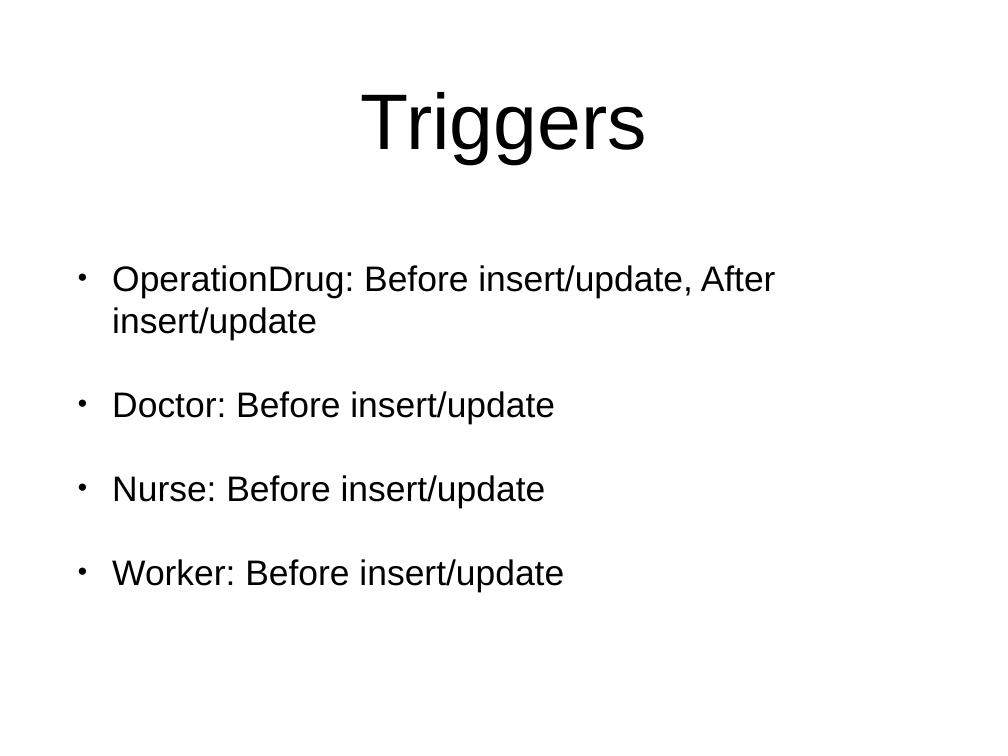
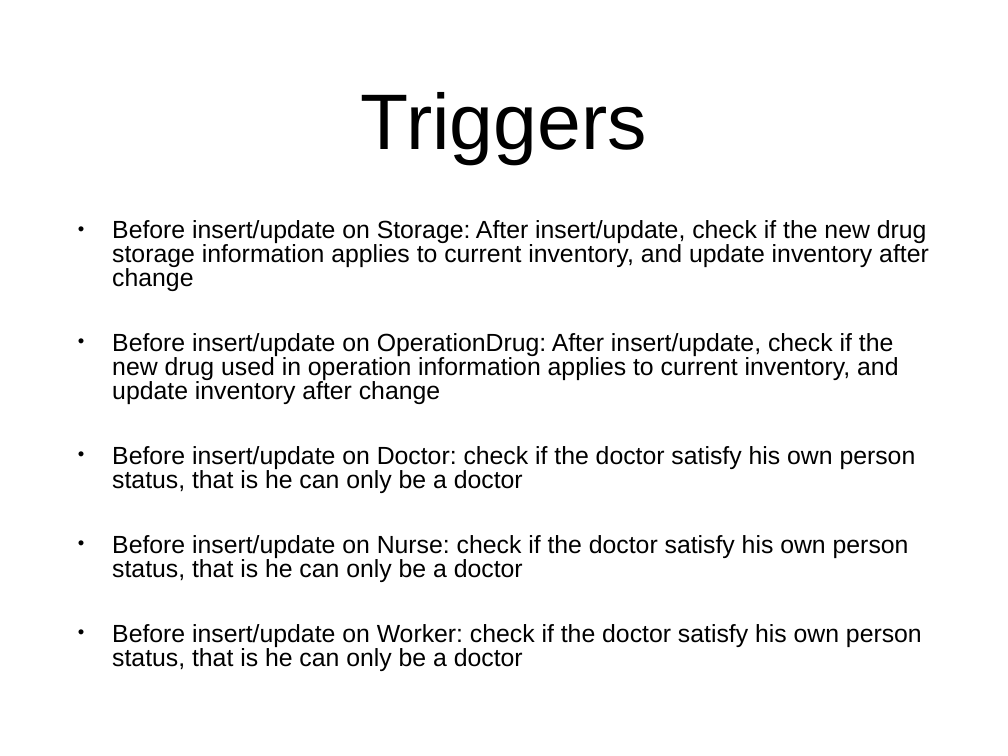
Before and after one commit to zhengtianqi94/HospitalDatabase, a slide deck: slide 7 of Presentation.pptx (slide 6 before the commit). Drawn at 1008x756 pixels with LibreOffice and Linux fonts; fonts in the diff are those of the drawing. Boxes give left, top, right and bottom in pixels: in the first picture for what was removed or moved away, otherwise in the second. Text is boxed around its words. In the diff, an @@ line names an element or a change of style, - is before the commit and + after.

```diff
--- a/Presentation.pptx
+++ b/Presentation.pptx
@@ text at <box>112,220,929,671</box>: text changed; size 36 to 25.2 pt @@
-• OperationDrug: Before insert/update, After insert/update
-• Doctor: Before insert/update
-• Nurse: Before insert/update
-• Worker: Before insert/update
+• Before insert/update on Storage: After insert/update, check if the new drug storage information applies to current inventory, and update inventory after change
+• Before insert/update on OperationDrug: After insert/update, check if the new drug used in operation information applies to current inventory, and update inventory after change
+• Before insert/update on Doctor: check if the doctor satisfy his own person status, that is he can only be a doctor
+• Before insert/update on Nurse: check if the doctor satisfy his own person status, that is he can only be a doctor
+• Before insert/update on Worker: check if the doctor satisfy his own person status, that is he can only be a doctor
```
Also in this commit, not shown: 2 other slides changed, 1 slide added, 4 other files.
